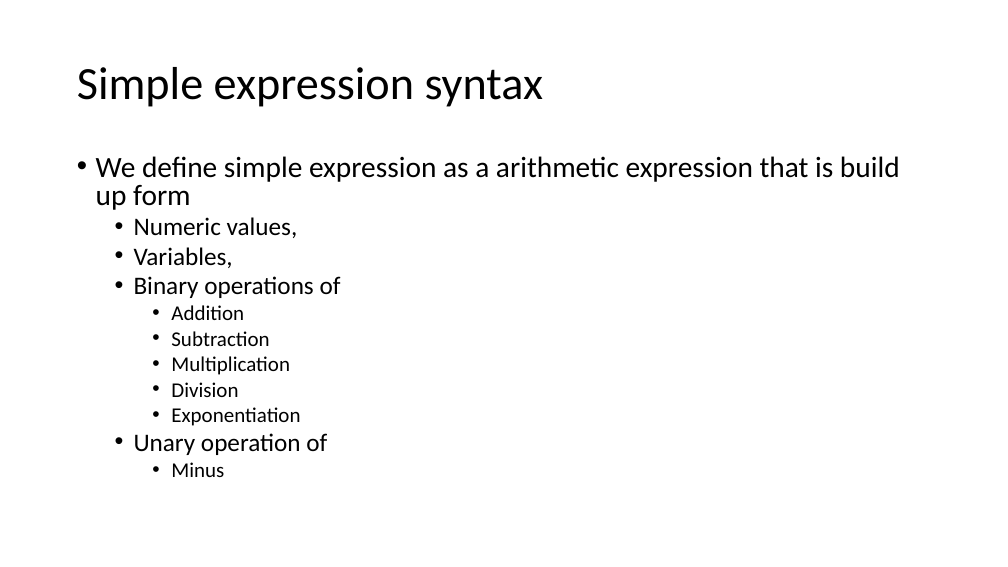
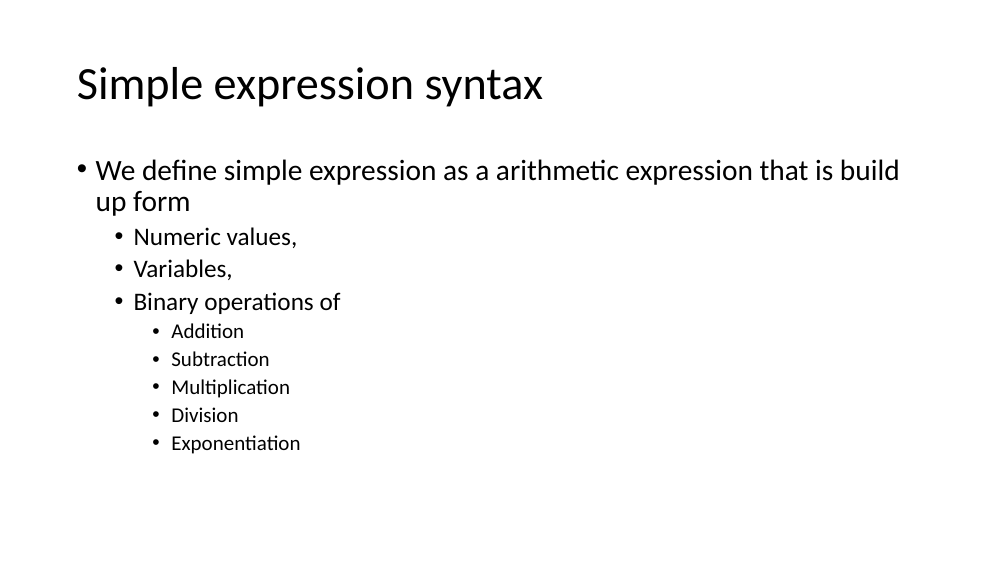
Before and after one commit to atiboros/PracticalFParsec, a slide deck: slide 20 of Slides/Practical FParsec V2.pptx. Drawn at 1008x567 pixels with LibreOffice and Linux fonts; fonts in the diff are those of the drawing. Boxes give left, top, right and bottom in pixels: in the first picture for what was removed or moved away, otherwise in the second. Text is boxed around its words. In the diff, an @@ line names an element or a change of style, - is before the commit and + after.

Commit message:
Completed simple expression

```diff
--- a/Slides/Practical FParsec V2.pptx
+++ b/Slides/Practical FParsec V2.pptx
@@ text "We define simple expression as ..." at (96,159,900,454): line spacing 0.8 to 0.9 @@
@@ text at (134,433,327,477): paragraphs removed @@
-  • Unary operation of
-    • Minus
```
Also in this commit, not shown: 5 slides added, 2 slides removed, 2 other files.
